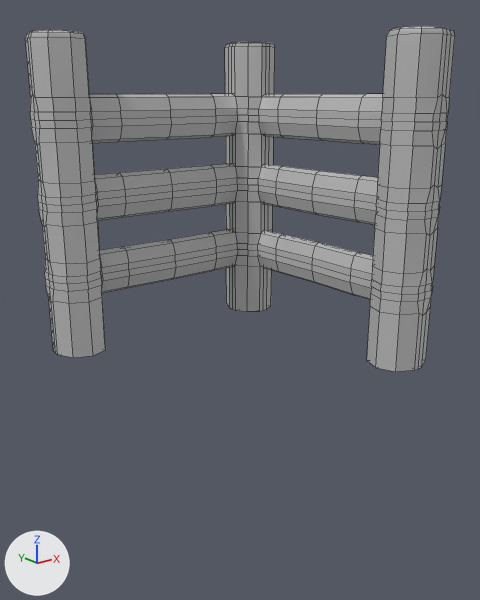
What one commit did to the FBX model Assets/Art Team Folder/3D Models/Village/Fences/Village_Modular_Fence_Corner.fbx.
Camera for both pictures: a camera (50 mm lens) standing at (-0.066, -0.08, 0.0333) and looking at (-0.0137, -0.0147, 0.0071). The axes (+X, +Y, +Z) are drawn at lower left. The lights are the same throughout. Mesh edges are drawn as thin lines. Where no turn or scale is listed for an object, it has been applied to the vertices.

Objects in the first picture: 'Village_Modular_Fence_Corner'.
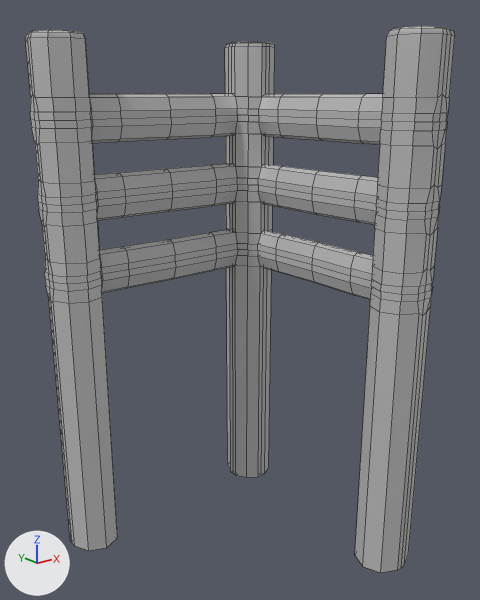
Where the change shows, as pixel boxes [x1, y1, x2, y2] in the pictures (480 x 600 px; the box of a moved part takes in the faces that stretch with it):
```json
{"object": "Village_Modular_Fence_Corner", "change": "reshaped", "before": [25, 26, 455, 372], "after": [25, 26, 455, 573], "on screen": "58% taller"}
{"part": 1, "of": "me_mesh", "change": "moved or reshaped", "before": [49, 298, 106, 358], "after": [49, 298, 118, 551]}
{"part": 2, "of": "me_mesh", "change": "moved or reshaped", "before": [226, 265, 271, 311], "after": [226, 265, 271, 477]}
{"part": 3, "of": "me_mesh", "change": "moved or reshaped", "before": [367, 306, 431, 372], "after": [355, 306, 431, 573]}
```

The change, as JSON lines over the scene's bpy script:
```json
{"block": "me_mesh", "where": "me_mesh.from_pydata(...)  # 1020 vertices, 1080 faces; spans x -0.0335..0.004, y -0.0335..0.004, z 0.0..0.04"}
{"block": "me_mesh", "where": "# used by ob_village_modular_fence_corner; location = (0.0, 0.0, 0.0)"}
{"block": "me_mesh", "change": "me_mesh part 1: all 13 vertices in x -0.0335..-0.0265, y -0.004..0.004, z 0.0 are moved by (0.0, 0.0, -0.03)"}
{"block": "me_mesh", "change": "me_mesh part 2: all 13 vertices in x -0.0035..0.0036, y -0.0035..0.004, z 0.0 are moved by (0.0, 0.0, -0.03)"}
{"block": "me_mesh", "change": "me_mesh part 3: all 13 vertices in x -0.004..0.004, y -0.0335..-0.0265, z 0.0 are moved by (0.0, 0.0, -0.03)"}
```
